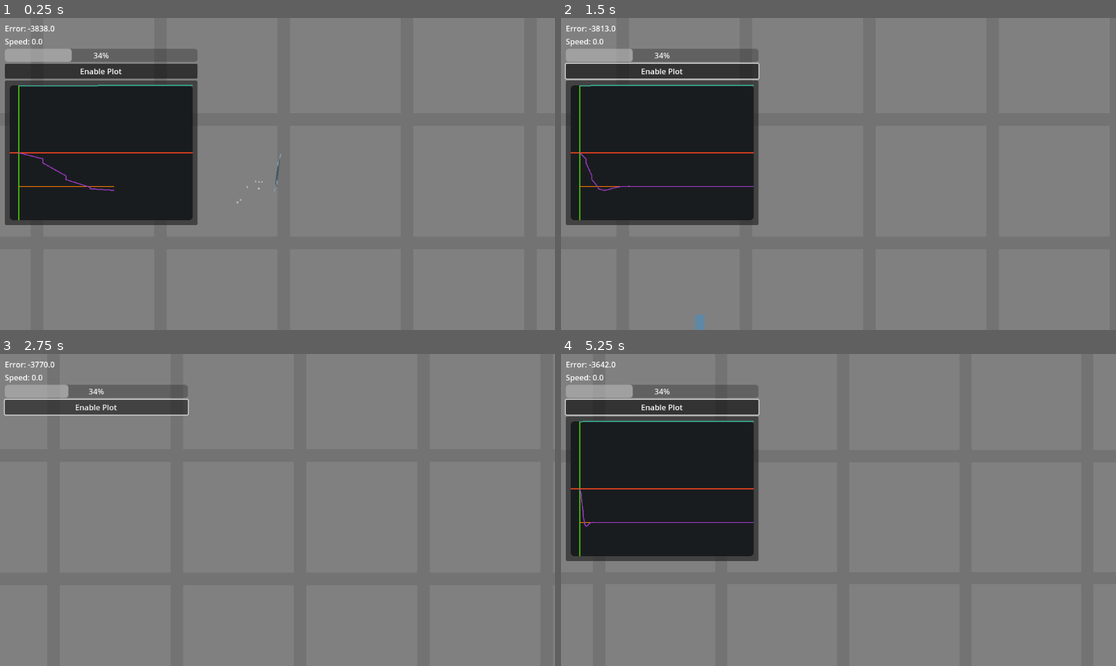
Above: before the commit, frames 1-4 (two rows, left to right).
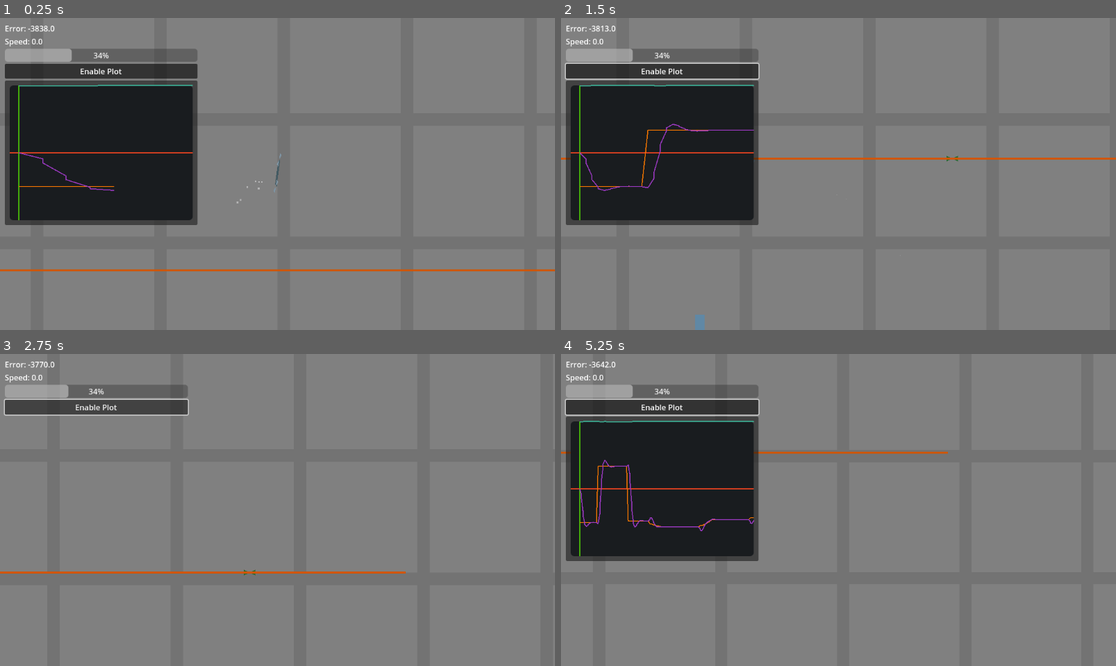
Above: after the commit, the same moments.

Repository: NattHerman/control
Game: Godot game, scene res://main.tscn
Same seed, same stepped clock (60 frames per second), same inputs: the game is played once before the commit and once after it. The engine's default icon, where the game draws it, is replaced by a stand-in: a white triangle on a blue panel in a dark square.
Inputs (mouse positions are in pixels of both pictures, inside the frame that each line leads up to):
- Up to frame 1 (0.25 s): no input
- Up to frame 2 (1.5 s): click "Enable Plot" at 0.5 s; tap Enter (ui_accept) at 1.25 s; move the mouse to (960, 158) at 1.27 s; hold D (pan_right) from 1.28 s (still down); hold Shift (pan_speed_increase) from 1.28 s (still down); click (960, 158) at 1.42 s
- Up to frame 3 (2.75 s): tap Enter (ui_accept) at 1.52 s; release D (pan_right) at 2 s; release Shift (pan_speed_increase) at 2 s; drag from (166, 525) to (249, 572) at 2.02 s
- Up to frame 4 (5.25 s): tap Enter (ui_accept) at 2.75, 4.52, 5 s; move the mouse to (894, 441) at 2.77 s; hold D (pan_right) 2.78-3.5 s; hold Mouse wheel down (zoom_out) 2.78-3.5 s; drag from (810, 572) to (672, 463) at 3.52 s; move the mouse to (1005, 556) at 4.27 s; hold A (pan_left) 4.28-5 s; hold Mouse wheel up (zoom_in) 4.28-5 s; drag from (672, 463) to (755, 432) at 5.02 s

The runs differ from the first frame. In frame 1, 0.9% of the frame differs, in the area x 0-100%, y 80-82%; in frame 2, 0.7%; in frame 3, 0.5%; in frame 4, 0.8%.
Error before the commit: Parse Error: Identifier "debug_draw" not declared in the current scope. (res://main.gd:28)

Commit message:
keybinds for tilting drone

Diff:
--- a/project.godot
+++ b/project.godot
@@ -21,6 +21,7 @@
 
 ui_values="*res://ui/ui_values.gd"
 global_timer="*res://global_timer.gd"
+debug_draw="*res://debug draw/debug_draw.gd"
 
 [editor]
 
@@ -64,6 +65,16 @@
 "events": [Object(InputEventKey,"resource_local_to_scene":false,"resource_name":"","device":-1,"window_id":0,"alt_press …(195 unchanged characters)…
 ]
 }
+lean_left={
+"deadzone": 0.2,
+"events": [Object(InputEventKey,"resource_local_to_scene":false,"resource_name":"","device":-1,"window_id":0,"alt_pressed":false,"shift_pressed":false,"ctrl_pressed":false,"meta_pressed":false,"pressed":false,"keycode":0,"physical_keycode":65,"key_label":0,"unicode":97,"location":0,"echo":false,"script":null)
+]
+}
+lean_right={
+"deadzone": 0.2,
+"events": [Object(InputEventKey,"resource_local_to_scene":false,"resource_name":"","device":-1,"window_id":0,"alt_pressed":false,"shift_pressed":false,"ctrl_pressed":false,"meta_pressed":false,"pressed":false,"keycode":0,"physical_keycode":68,"key_label":0,"unicode":100,"location":0,"echo":false,"script":null)
+]
+}
 
 [physics]
 
